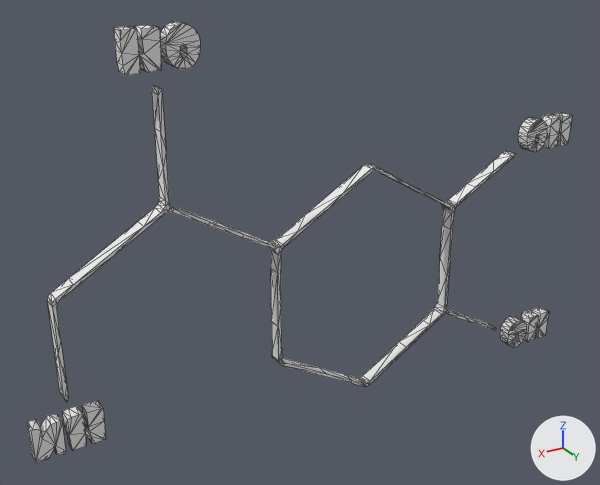
The OBJ model game-media/resources/adrenaline.obj, before and after one commit.
Rendered twice from a camera (50 mm lens) standing at (5.12, 9.04, 6.99) and looking at (0.04, 0.57, 2.76). Arrows for +X, +Y and +Z are at lower right; the lights stay in place. Mesh edges are drawn as thin lines. Where no turn or scale is listed for an object, it has been applied to the vertices.

The first picture shows 'adrenaline'.
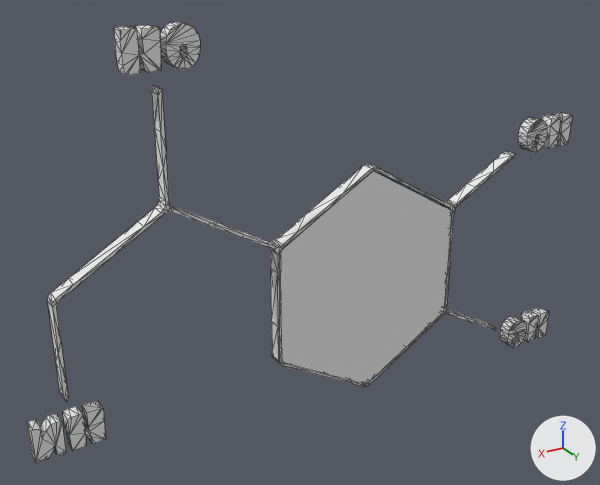
Changed parts and their boxes (x1, y1, x2, y2) in the pictures (600 x 485 px):
```json
{"part": 1, "of": "me_adrenaline", "change": "added", "after": [281, 171, 451, 383]}
```

The change, as JSON lines over the scene's bpy script:
```json
{"op": "add", "block": "mat_initialshadinggroup", "code": ["mat_initialshadinggroup = principled_material('initialShadingGroup')", "mat_initialshadinggroup.base_color = (0.8, 0.8, 0.8)  # white #e7e7e7", "mat_initialshadinggroup.roughness = 1.0"]}
{"block": "me_adrenaline", "where": "me_adrenaline.from_pydata(...)  # 641 vertices, 1262 faces; spans x -4.52..3.72, y 0.66..0.84, z 0.17..5.67"}
{"block": "me_adrenaline", "where": "# used by ob_adrenaline; location = (0.0, 0.0, 0.0)"}
{"block": "me_adrenaline", "change": "me_adrenaline part 1: a new loose piece, a 6-sided cylinder along y spanning x -2.28..0.5, y 0.66..0.83, z 0.42..3.65, in mat_initialshadinggroup (white #e7e7e7)"}
{"op": "add", "block": "me_adrenaline", "code": "me_adrenaline.materials.append(mat_initialshadinggroup)  # white #e7e7e7"}
```
